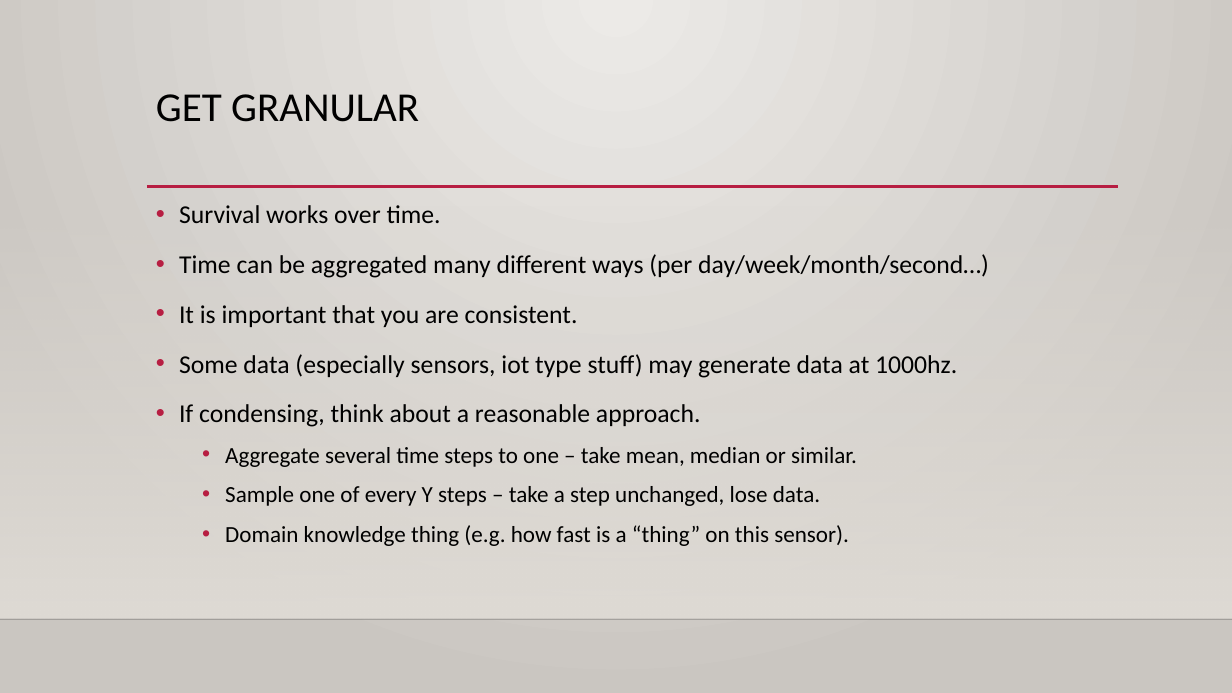
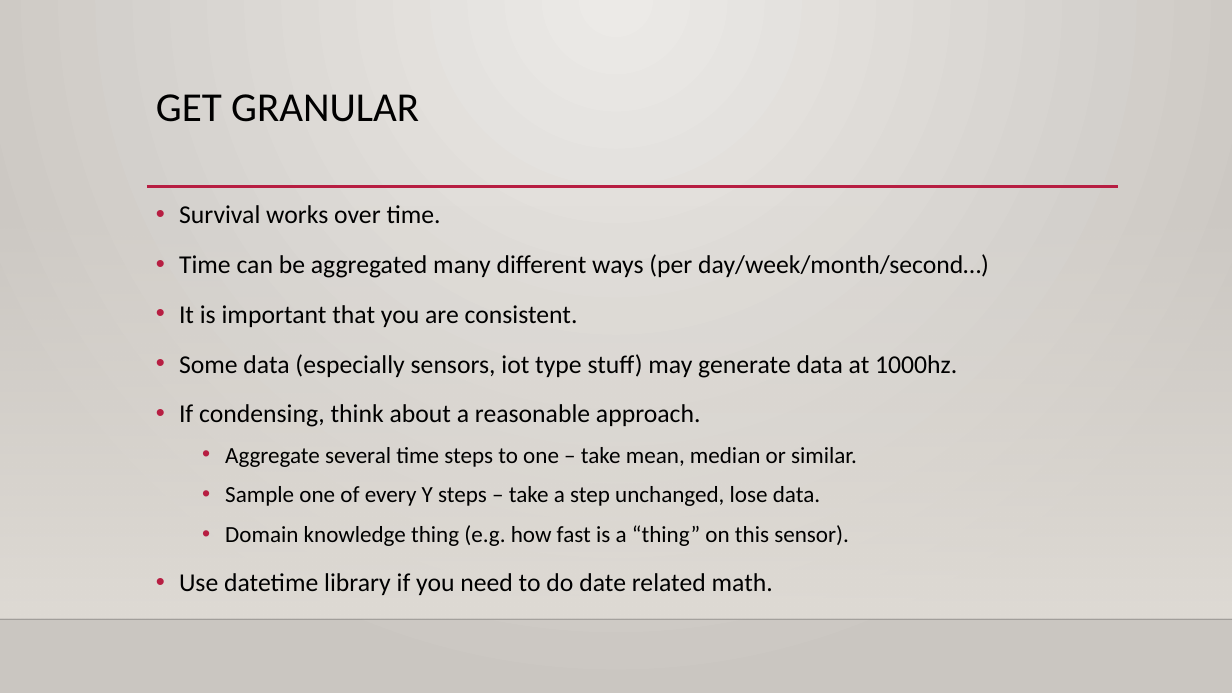
Before and after one commit to AkeemSemperDataScience/Basic_Stats_in_Python_Student_Repository, a slide deck: slide 9 of reference_material/slides/019A_Survival_Hazard.pptx (slide 7 before the commit). Drawn at 1232x693 pixels with LibreOffice and Linux fonts; fonts in the diff are those of the drawing; background and template pictures are left out. Boxes give left, top, right and bottom in pixels: in the first picture for what was removed or moved away, otherwise in the second. Text is boxed around its words. In the diff, an @@ line names an element or a change of style, - is before the commit and + after.

```diff
--- a/reference_material/slides/019A_Survival_Hazard.pptx
+++ b/reference_material/slides/019A_Survival_Hazard.pptx
@@ text at bbox=[179, 573, 773, 595]: paragraph added @@
+• Use datetime library if you need to do date related math.
```
Also in this commit, not shown: 3 other slides changed, 2 slides added, 5 other files.
